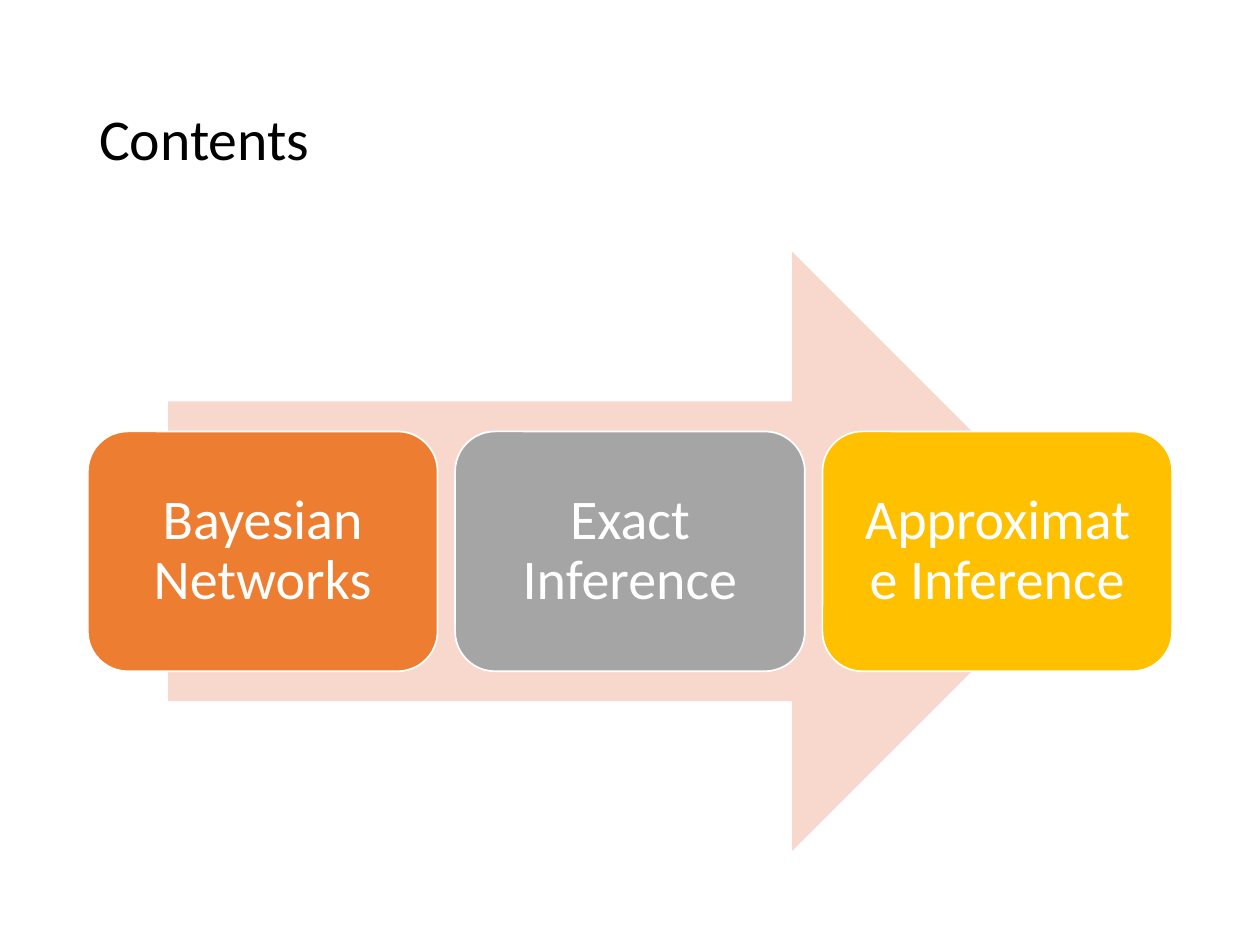
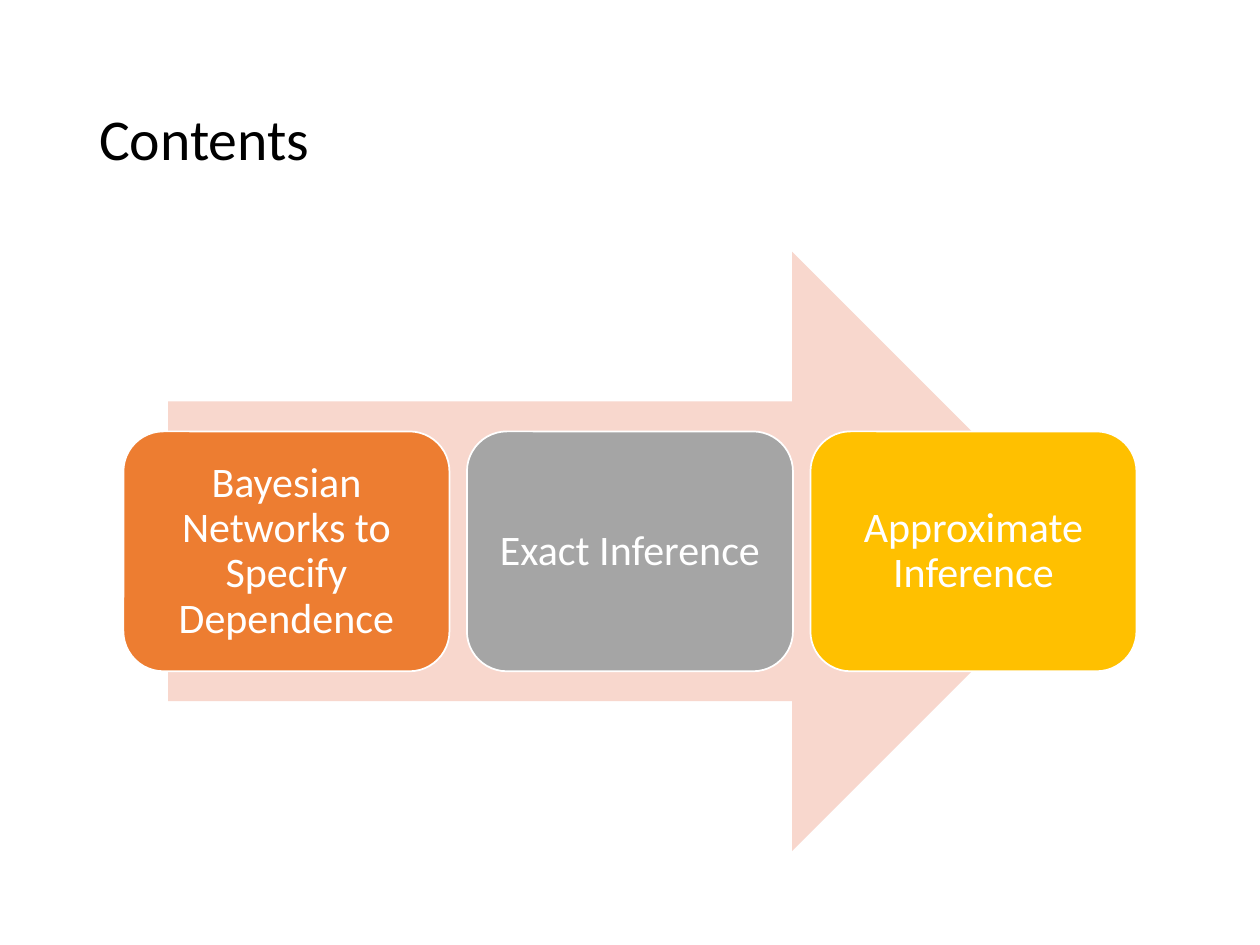
Before and after one commit to mhahsler/CS7320-AI, a slide deck: slide 3 of slides/13_bayes_nets.pptx. Drawn at 1260x945 pixels with LibreOffice and Linux fonts; fonts in the diff are those of the drawing. Boxes give left, top, right and bottom in pixels: in the first picture for what was removed or moved away, otherwise in the second. Text is boxed around its words. In the diff, an @@ line names an element or a change of style, - is before the commit and + after.

```diff
--- a/slides/13_bayes_nets.pptx
+++ b/slides/13_bayes_nets.pptx
@@ rounded rectangle: place and size @@
-rounded rectangle at [88, 431, 438, 670]
+rounded rectangle at [123, 431, 450, 670]
@@ rounded rectangle: place and size @@
-rounded rectangle at [455, 431, 805, 670]
+rounded rectangle at [467, 431, 794, 670]
@@ text "Exact Inference": place and size @@
-text "Exact Inference" at [523, 503, 737, 599]
+text "Exact Inference" at [500, 536, 760, 565]
@@ text "Exact Inference" at [500, 536, 760, 565]: size 32 to 24 pt; less space between paragraphs @@
@@ rounded rectangle: place and size @@
-rounded rectangle at [823, 431, 1173, 670]
+rounded rectangle at [810, 431, 1137, 670]
@@ text "Approximate Inference" at [864, 513, 1083, 588]: size 32 to 24 pt; less space between paragraphs @@
@@ text "Approximate Inference": place and size @@
-text "Approximate Inference" at [910, 560, 1124, 600]
+text "Approximate Inference" at [864, 513, 1083, 588]
@@ text at [179, 468, 394, 640]: text changed; size 32 to 24 pt @@
-Bayesian Networks
+Bayesian Networks to Specify Dependence
```
Also in this commit, not shown: 1 other slide changed, 6 other files.
